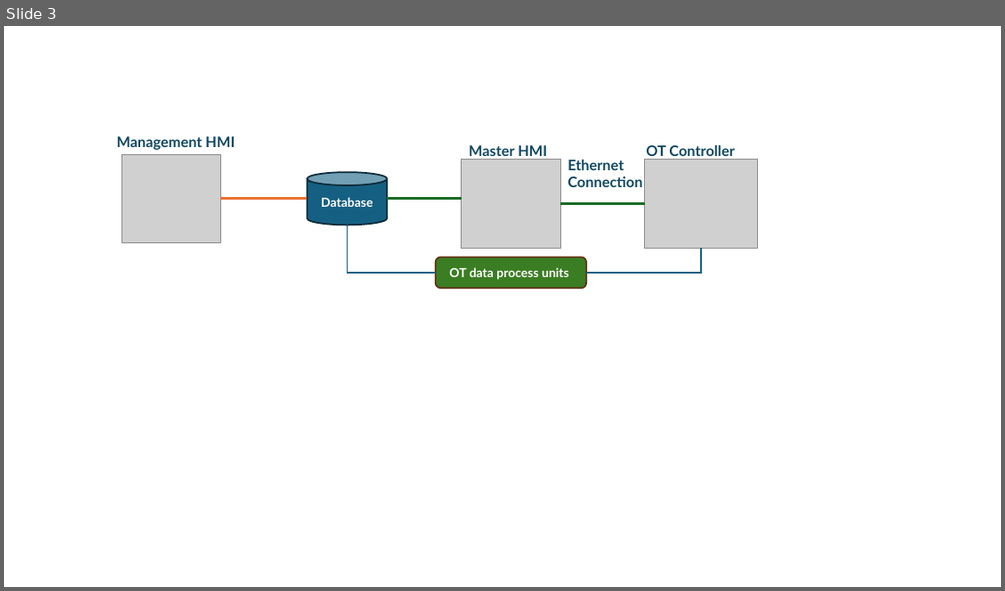
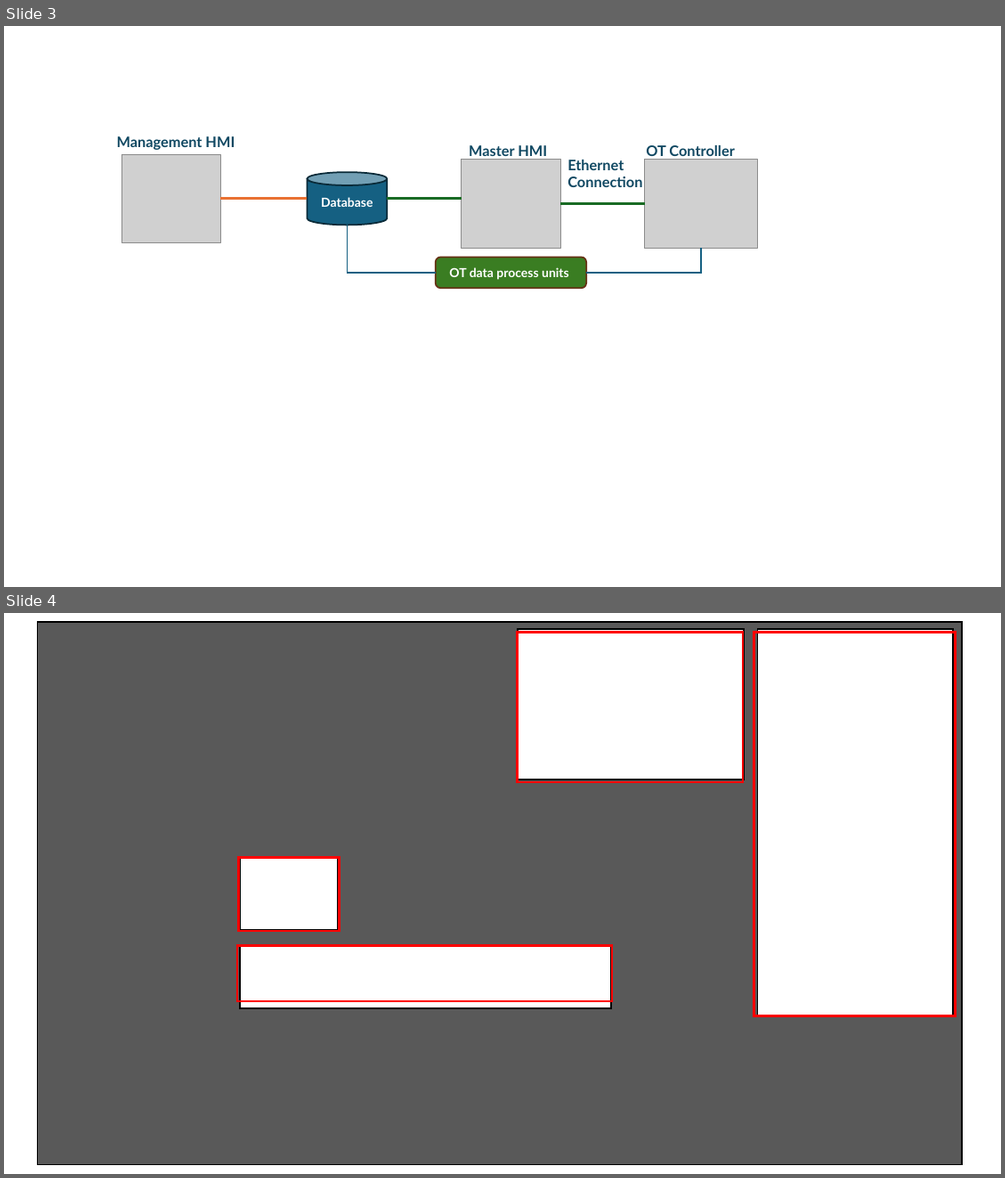
Before and after one commit to LiuYuancheng/IT_OT_IoT_Cyber_Security_Workshop, a slide deck: OT_System_Attack_Case_Study/Railway_HQ_HMI/img/designDoc.pptx. Shown one above the other, each under a label of ours: slide 3 before the commit, slides 3 and 4 after it. The pictures are 1005x591 and 1005x1178 pixels, drawn with LibreOffice and Linux fonts; fonts in the diff are those of the drawing; grey boxes stand for pictures; background and template pictures are left out. Boxes give left, top, right and bottom in pixels: in the first picture for what was removed or moved away, otherwise in the second. Text is boxed around its words. In the diff, an @@ line names an element or a change of style, - is before the commit and + after.

```diff
--- a/OT_System_Attack_Case_Study/Railway_HQ_HMI/img/designDoc.pptx
+++ b/OT_System_Attack_Case_Study/Railway_HQ_HMI/img/designDoc.pptx
@@ slide 4 added at (4,613,1001,1174), background picture (left out) @@
@@ freeform shape added at (38,622,962,1164), fill #000000 at 65% opacity, outline #000000 1.5 pt @@
@@ rectangle added at (518,633,743,783), outline #FF0000 2.25 pt @@
@@ rectangle added at (754,633,955,1016), outline #FF0000 2.25 pt @@
@@ rectangle added at (239,858,339,931), outline #FF0000 2.25 pt @@
@@ rectangle added at (237,946,612,1001), outline #FF0000 2.25 pt @@
```
Also in this commit, not shown: 2 other files.
